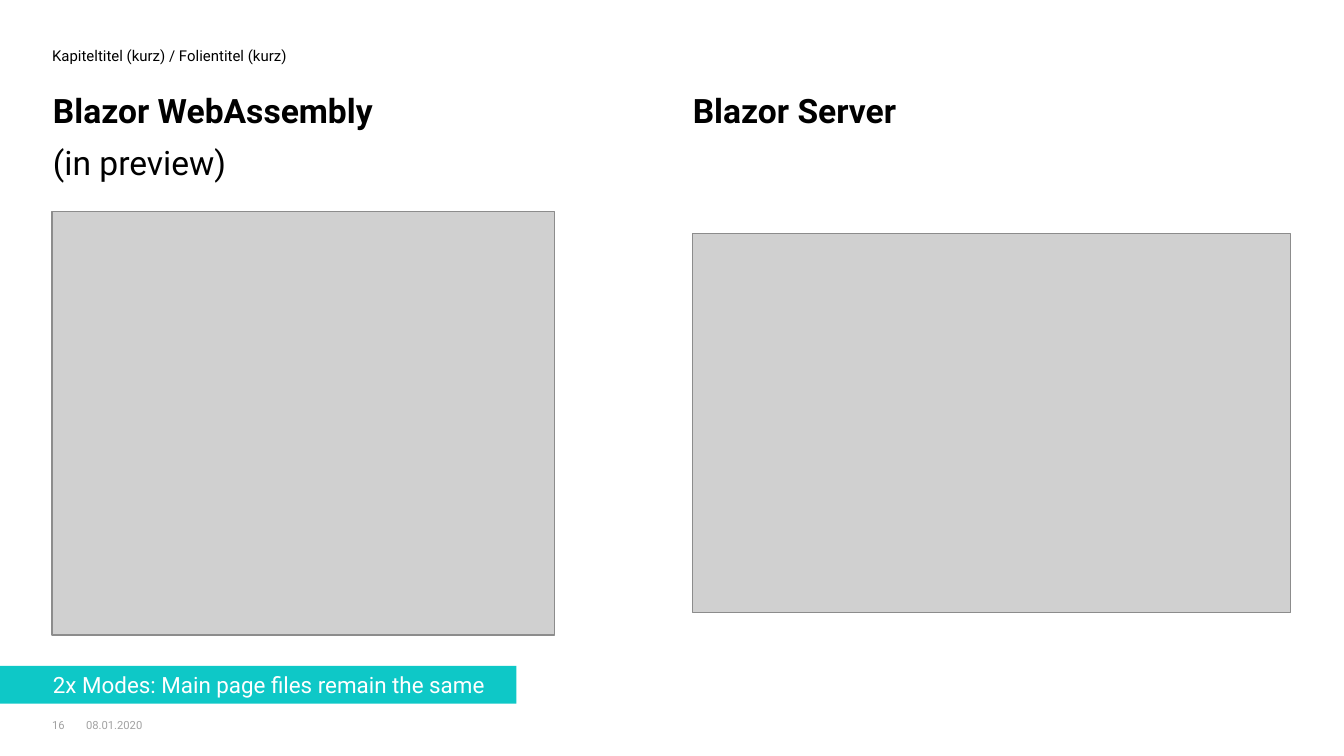
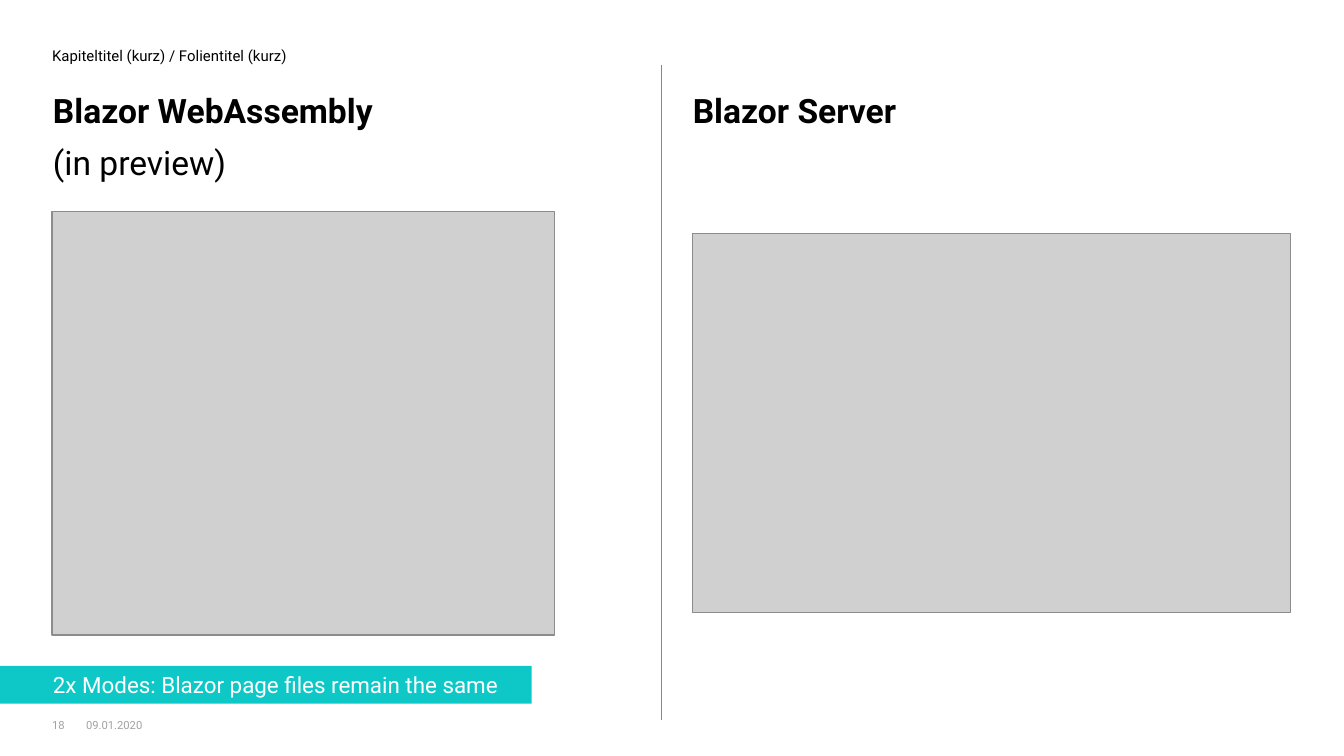
Before and after one commit to kraeuchi/blazor-hacknight, a slide deck: slide 18 of HackNight_WASM_Blazor.pptx (slide 16 before the commit). Drawn at 1344x756 pixels with LibreOffice and Linux fonts; fonts in the diff are those of the drawing; grey boxes stand for pictures; background and template pictures are left out. Boxes give left, top, right and bottom in pixels: in the first picture for what was removed or moved away, otherwise in the second. Text is boxed around its words. In the diff, an @@ line names an element or a change of style, - is before the commit and + after.

```diff
--- a/HackNight_WASM_Blazor.pptx
+++ b/HackNight_WASM_Blazor.pptx
@@ line added from (661, 65) to (661, 719), #878787 0.5 pt @@
@@ text "2x Modes: Blazor page files ...": place and size @@
-text "2x Modes: Blazor page files ..." at (0, 665, 516, 703)
+text "2x Modes: Blazor page files ..." at (0, 665, 532, 703)
@@ text at (53, 676, 498, 698): text changed @@
-2x Modes: Main page files remain the same
+2x Modes: Blazor page files remain the same
```
Also in this commit, not shown: 20 other slides changed, 4 slides added, 2 slides removed.
